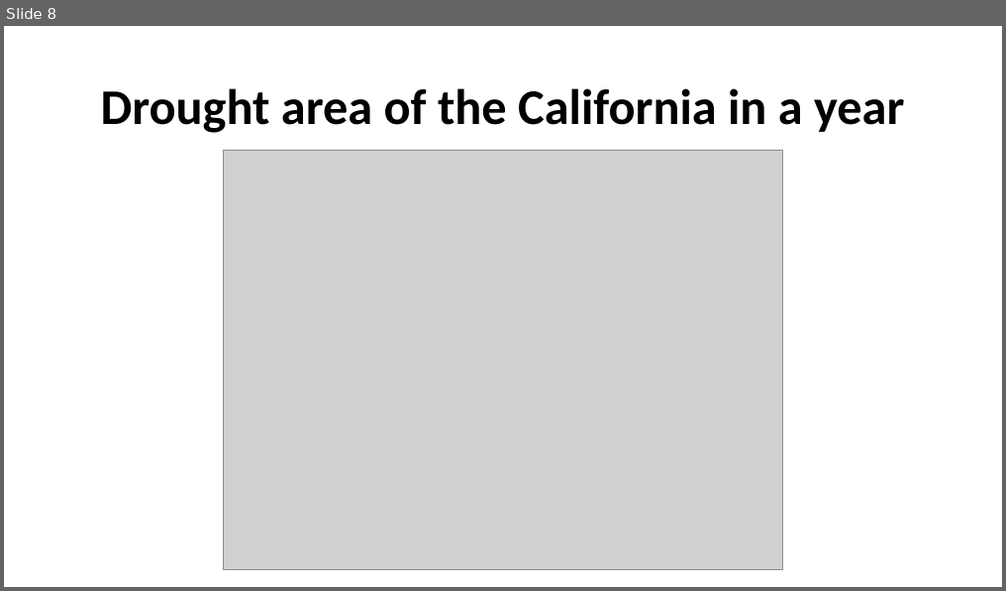
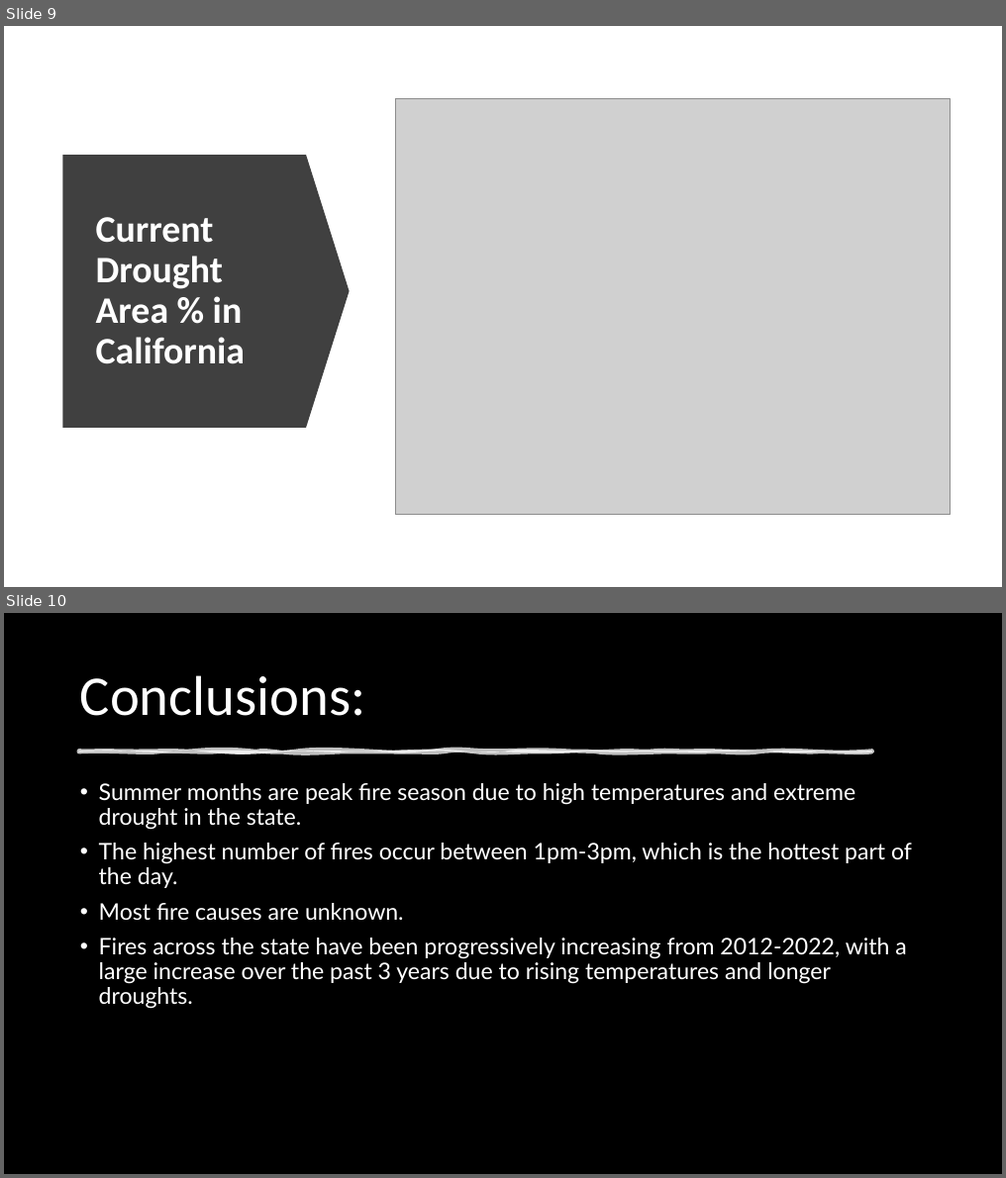
Before and after one commit to ErinBuday/California_Wildfires, a slide deck: Project3_CA_WildFires.pptx. Shown one above the other, each under a label of ours: slide 8 before the commit, slides 9 and 10 after it. The pictures are 1006x591 and 1006x1178 pixels, drawn with LibreOffice and Linux fonts; fonts in the diff are those of the drawing; grey boxes stand for pictures; background and template pictures are left out. Boxes give left, top, right and bottom in pixels: in the first picture for what was removed or moved away, otherwise in the second. Text is boxed around its words. In the diff, an @@ line names an element or a change of style, - is before the commit and + after.

```diff
--- a/Project3_CA_WildFires.pptx
+++ b/Project3_CA_WildFires.pptx
@@ slide 10 added at <box>4,613,1002,1174</box>, background picture (left out) @@
@@ title added at <box>80,675,366,716</box>, 54 pt, text #FFFFFF @@
+Conclusions:
@@ freeform shape added at <box>79,751,872,753</box>, fill #FFFFFF at 75% opacity, outline #FFFFFF 3.5 pt @@
@@ text added at <box>99,783,912,1009</box>, 22 pt, text #FFFFFF @@
+• Summer months are peak fire season due to high temperatures and extreme drought in the state.
+• The highest number of fires occur between 1pm-3pm, which is the hottest part of the day.
+• Most fire causes are unknown.
+• Fires across the state have been progressively increasing from 2012-2022, with a large increase over the past 3 years due to rising temperatures and longer droughts.
@@ what was slide 8 is now slide 9 @@
@@ slide 9 changed as well @@
@@ picture: place and size @@
-picture at <box>224,151,782,570</box>
+picture at <box>395,98,950,515</box>
@@ down arrow added at <box>63,155,350,428</box>, fill #404040 @@
@@ text "Current Drought Area % in ..." at <box>96,217,245,365</box>: vertical alignment top to middle @@
@@ text at <box>96,217,245,365</box>: text changed; size 48 to 36 pt; text colour #000000 to #FFFFFF @@
-Drought area of the California in a year
+Current Drought Area % in California
```
Also in this commit, not shown: 4 other slides changed, 4 other slides added, 6 slides removed.
